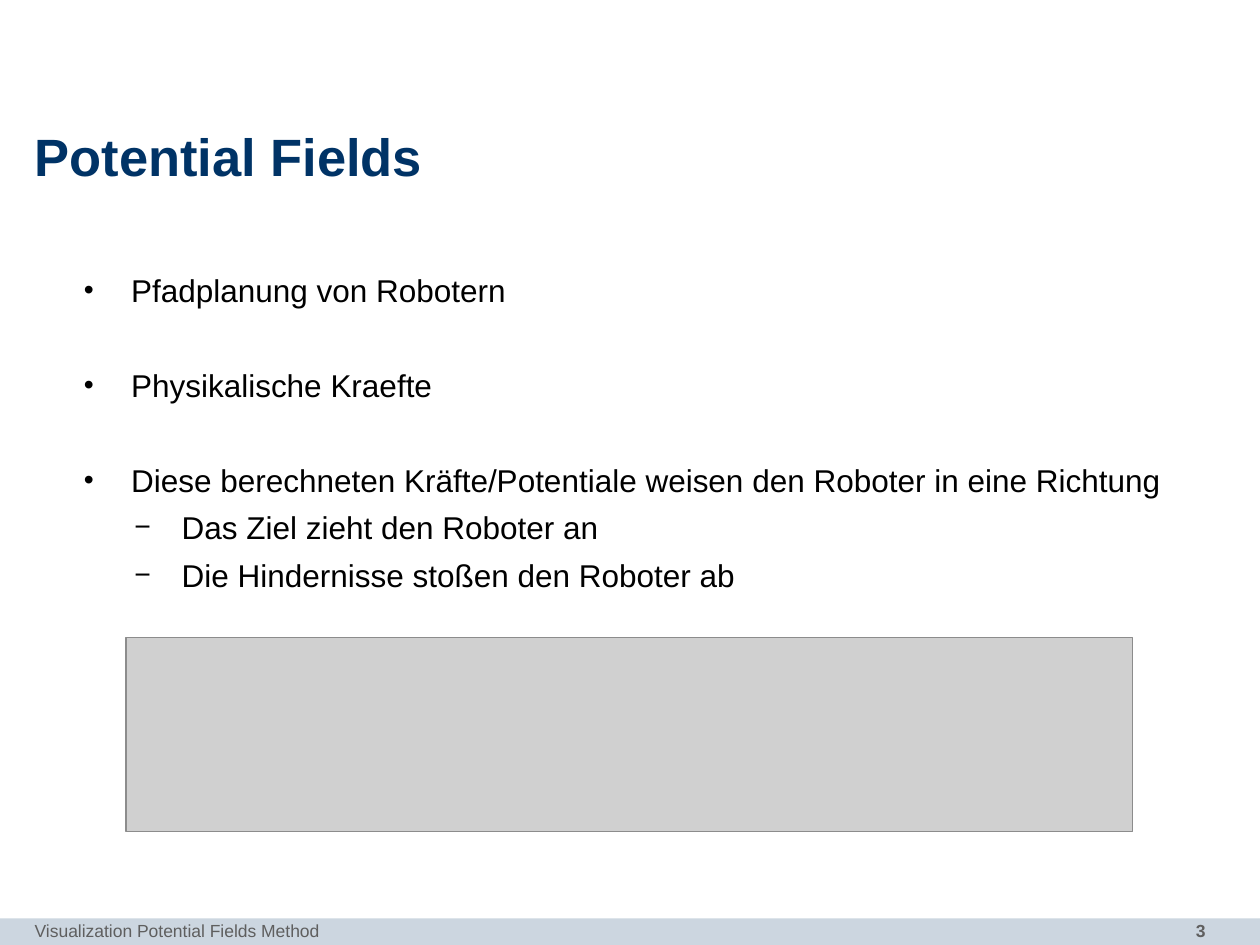
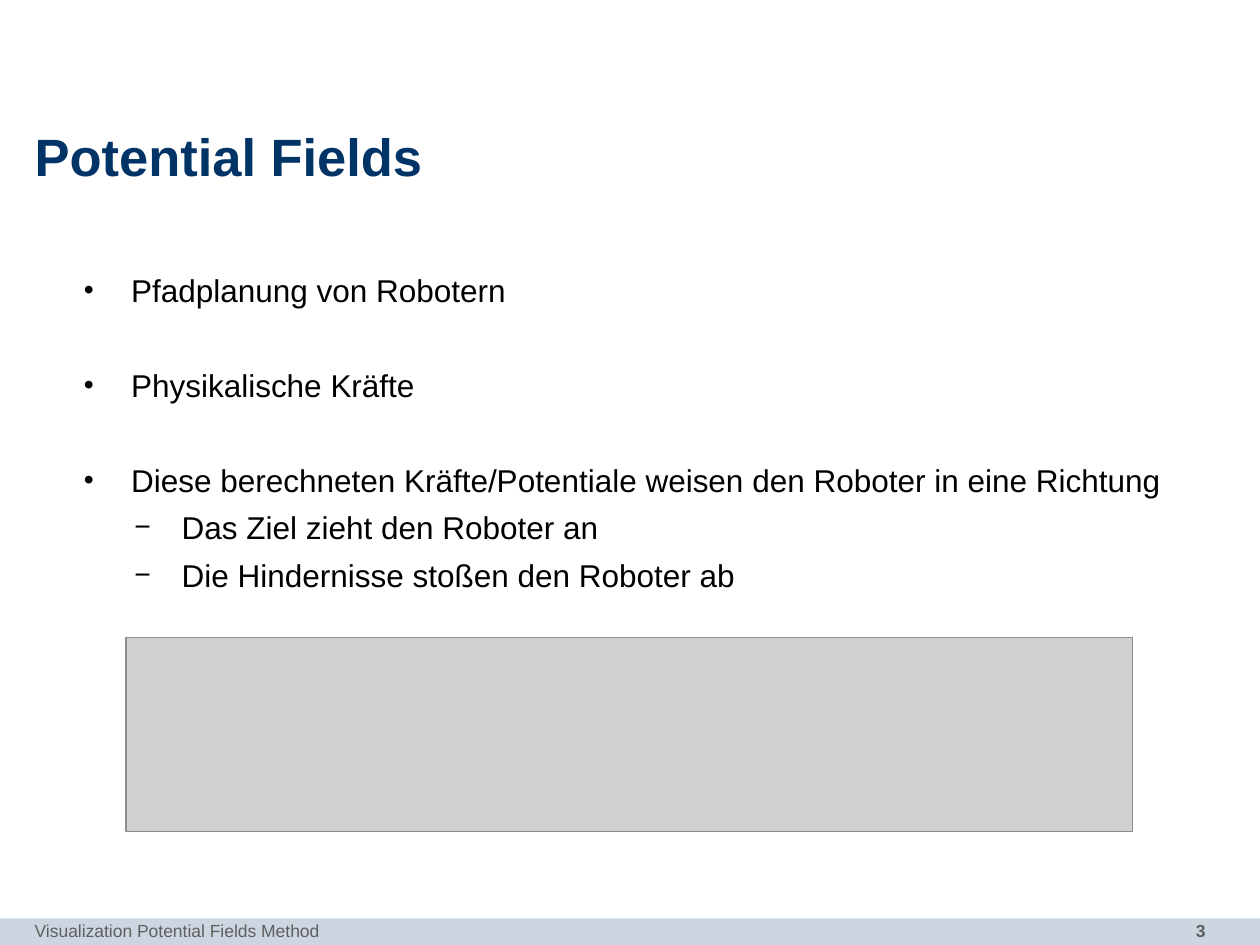
Before and after one commit to mthiop/mthiop.github.io, a slide deck: slide 3 of pres/PP_DataViz.odp. Drawn at 1260x945 pixels with LibreOffice and Linux fonts; fonts in the diff are those of the drawing; grey boxes stand for pictures; background and template pictures are left out. Boxes give left, top, right and bottom in pixels: in the first picture for what was removed or moved away, otherwise in the second. Text is boxed around its words. In the diff, an @@ line names an element or a change of style, - is before the commit and + after.

```diff
--- a/pres/PP_DataViz.odp
+++ b/pres/PP_DataViz.odp
@@ text at (131,374,415,403): text changed @@
-  • Physikalische Kraefte
+  • Physikalische Kräfte
```
Also in this commit, not shown: 1 other slide changed.
